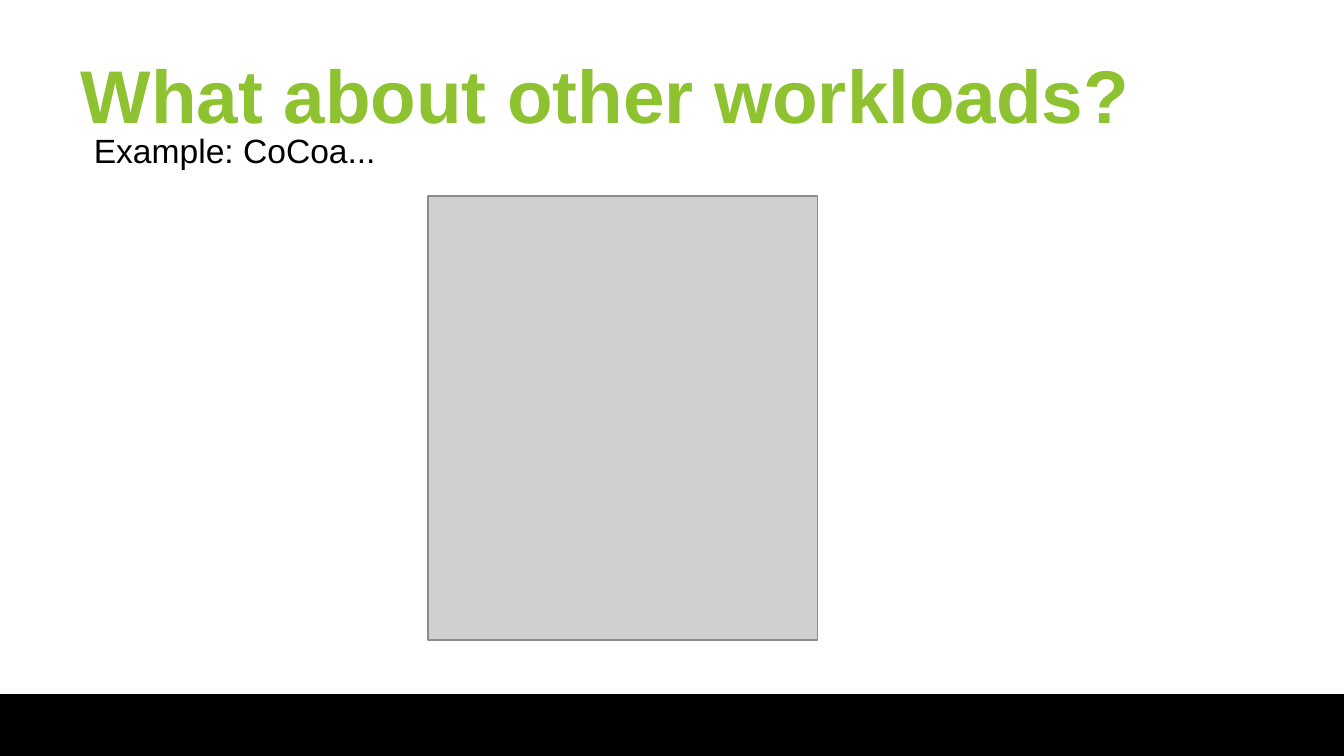
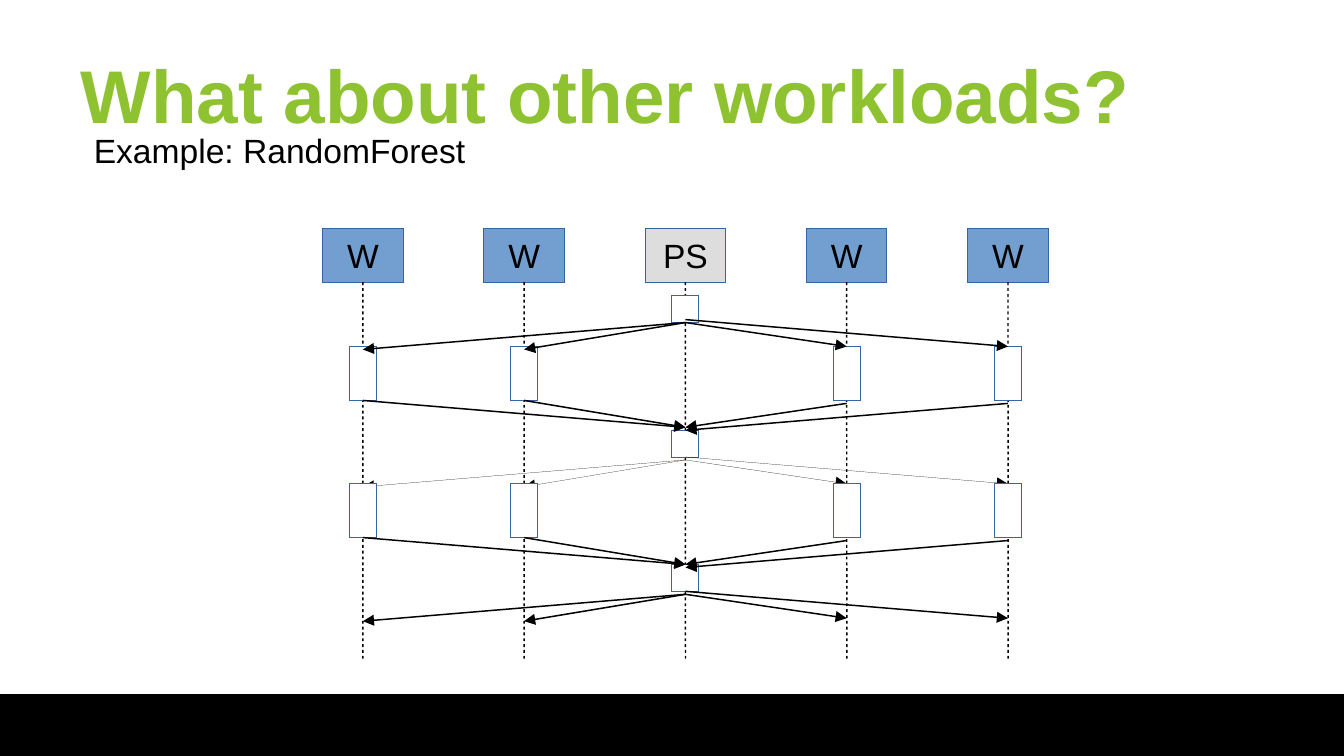
Before and after one commit to huangyibo/spark-summit-18, a slide deck: slide 11 of slides/spark-summit-18.odp (slide 22 before the commit). Drawn at 1344x756 pixels with LibreOffice and Linux fonts; fonts in the diff are those of the drawing; grey boxes stand for pictures; background and template pictures are left out. Boxes give left, top, right and bottom in pixels: in the first picture for what was removed or moved away, otherwise in the second. Text is boxed around its words. In the diff, an @@ line names an element or a change of style, - is before the commit and + after.

Commit message:
slides

```diff
--- a/slides/spark-summit-18.odp
+++ b/slides/spark-summit-18.odp
@@ text at <box>94,138,465,170</box>: text changed @@
-Example: CoCoa...
+Example: RandomForest
@@ picture removed at <box>429,196,818,641</box> @@
@@ rectangle added at <box>323,228,403,282</box>, fill #729FCF, outline #3465A4 0 pt, 18 pt, text #000000 @@
+W
@@ rectangle added at <box>484,228,564,282</box>, fill #729FCF, outline #3465A4 0 pt, 18 pt, text #000000 @@
+W
@@ rectangle added at <box>645,228,726,282</box>, fill #DDDDDD, outline #3465A4 0 pt, 18 pt, text #000000 @@
+PS
@@ rectangle added at <box>806,228,887,282</box>, fill #729FCF, outline #3465A4 0 pt, 18 pt, text #000000 @@
+W
@@ rectangle added at <box>968,228,1048,282</box>, fill #729FCF, outline #3465A4 0 pt, 18 pt, text #000000 @@
+W
@@ line added from (363, 282) to (363, 659), #000000 0.79 pt @@
@@ line added from (524, 282) to (524, 659), #000000 0.79 pt @@
@@ rectangle added at <box>672,296,699,323</box>, fill #FFFFFF, outline #3465A4 0 pt @@
@@ line added from (685, 282) to (685, 659), #000000 0.79 pt @@
@@ line added from (847, 282) to (847, 659), #000000 0.79 pt @@
@@ line added from (1008, 282) to (1008, 659), #000000 0.79 pt @@
@@ group added at <box>363,320,1008,349</box>: 4 arrows @@
@@ group added at <box>349,347,1021,401</box>: 4 rectangles @@
@@ group added at <box>363,401,1008,430</box>: 4 arrows @@
@@ rectangle added at <box>672,430,699,457</box>, fill #FFFFFF, outline #3465A4 0 pt @@
@@ group added at <box>363,457,1008,487</box>: 4 arrows @@
@@ group added at <box>349,484,1021,538</box>: 4 rectangles @@
@@ rectangle added at <box>672,564,699,591</box>, fill #FFFFFF, outline #3465A4 0 pt @@
@@ group added at <box>363,538,1008,567</box>: 4 arrows @@
@@ group added at <box>363,591,1008,621</box>: 4 arrows @@
```
Also in this commit, not shown: 2 other slides changed, 3 slides added, 2 slides removed.
